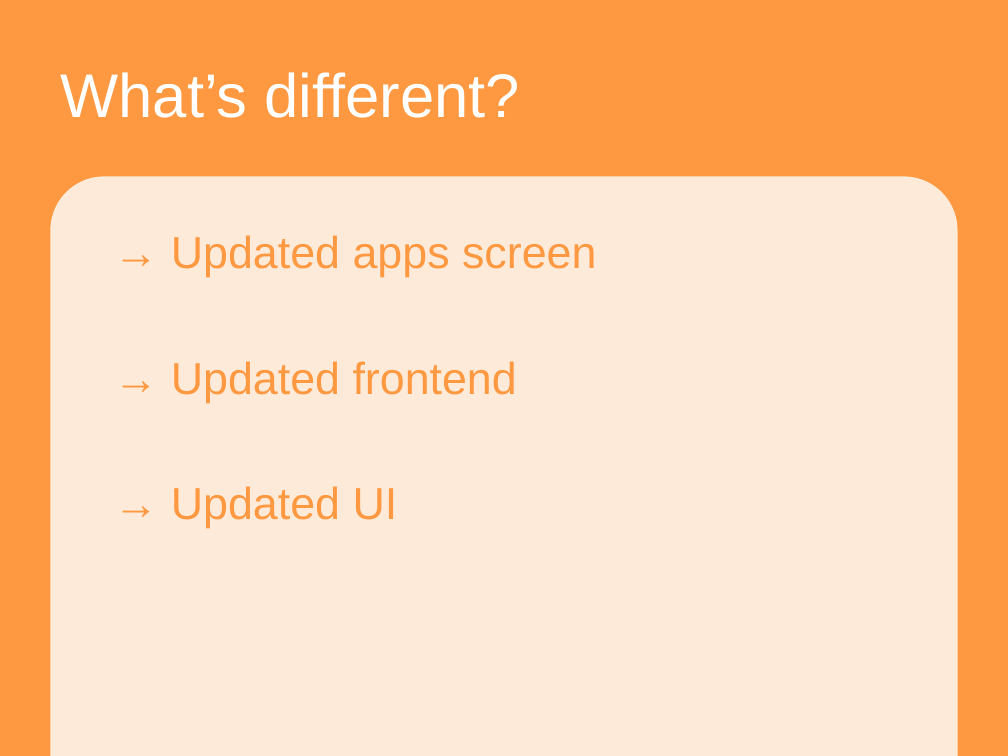
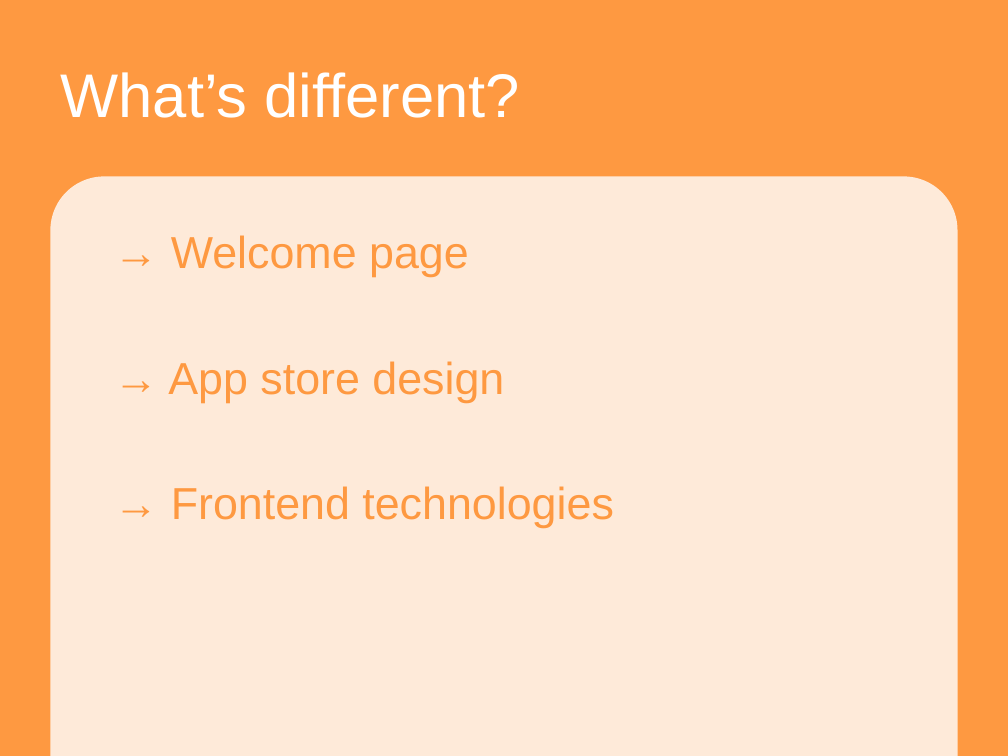
Before and after one commit to ailurus-server/ailurus-device, a slide deck: slide 3 of documents/final_demo.pptx. Drawn at 1008x756 pixels with LibreOffice and Linux fonts; fonts in the diff are those of the drawing. Boxes give left, top, right and bottom in pixels: in the first picture for what was removed or moved away, otherwise in the second. Text is boxed around its words. In the diff, an @@ line names an element or a change of style, - is before the commit and + after.

```diff
--- a/documents/final_demo.pptx
+++ b/documents/final_demo.pptx
@@ text at bbox=[168, 235, 613, 528]: text changed @@
-→ Updated apps screen
-→ Updated frontend
-→ Updated UI
+→ Welcome page
+→ App store design
+→ Frontend technologies
```
Also in this commit, not shown: 4 other slides changed, 2 slides added.
